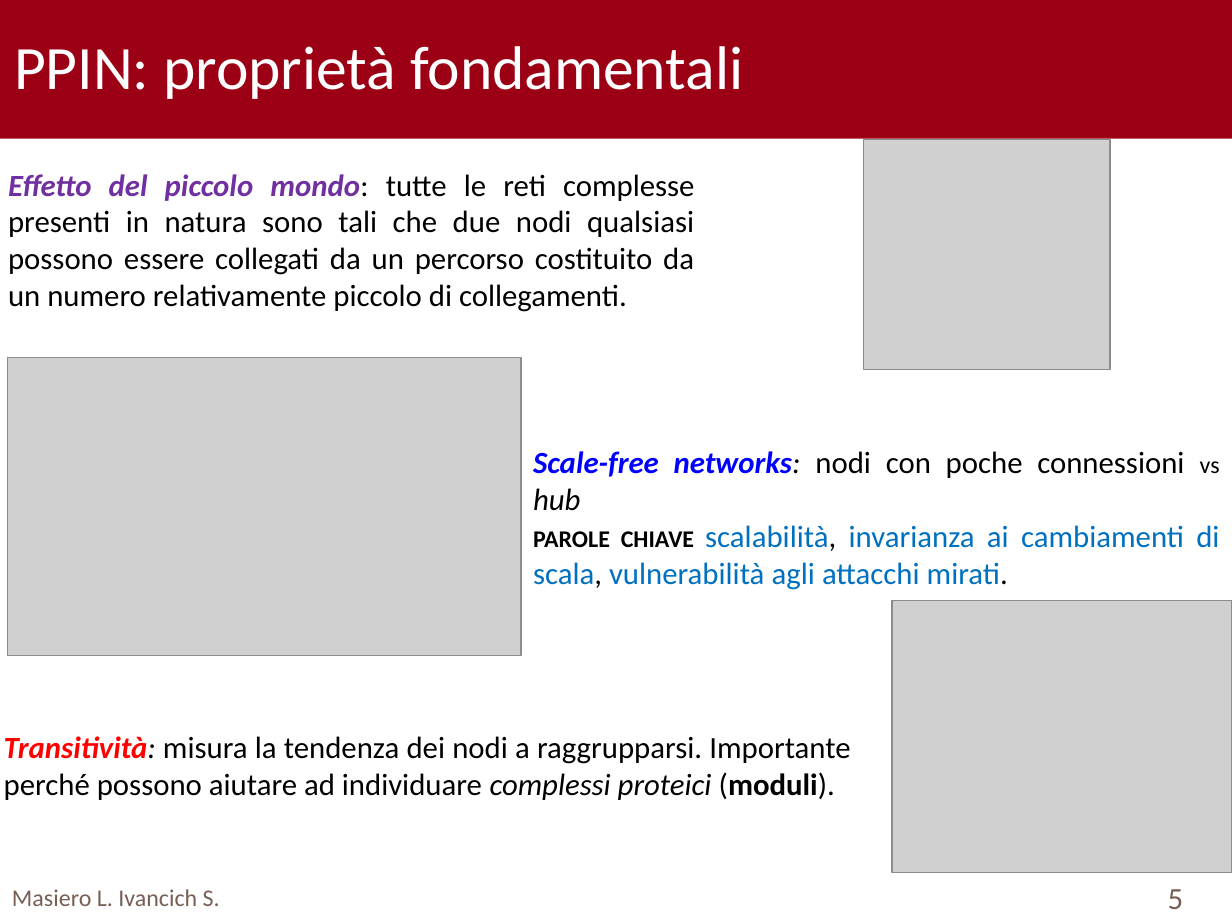
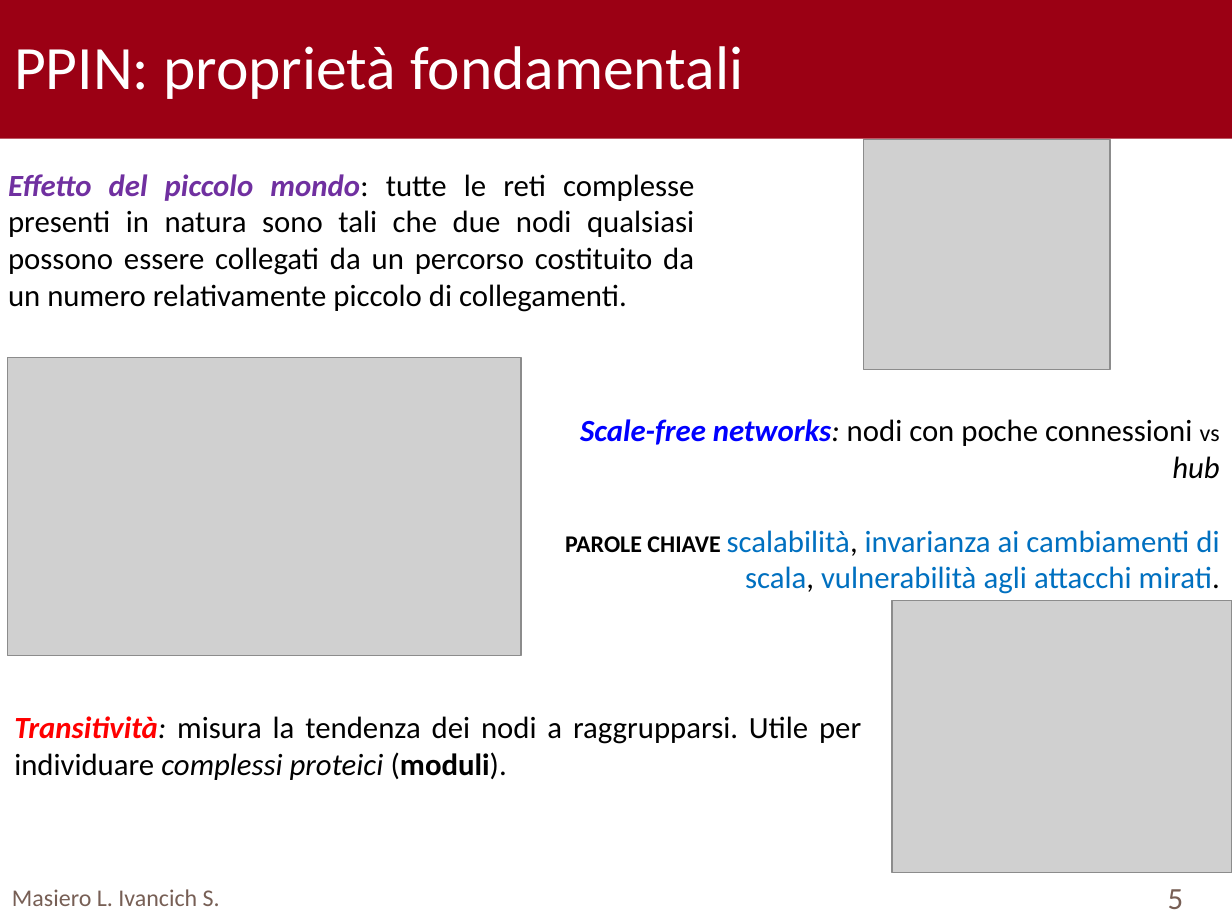
Before and after one commit to TyllanDrake/NetworkAlignment, a slide deck: slide 5 of Presentation/Presentation.pptx. Drawn at 1232x924 pixels with LibreOffice and Linux fonts; fonts in the diff are those of the drawing; grey boxes stand for pictures; background and template pictures are left out. Boxes give left, top, right and bottom in pixels: in the first picture for what was removed or moved away, otherwise in the second. Text is boxed around its words. In the diff, an @@ line names an element or a change of style, - is before the commit and + after.

```diff
--- a/Presentation/Presentation.pptx
+++ b/Presentation/Presentation.pptx
@@ text "Scale-free networks: nodi con poche ...": place and size @@
-text "Scale-free networks: nodi con poche ..." at bbox=[533, 451, 1220, 590]
+text "Scale-free networks: nodi con poche ..." at bbox=[565, 419, 1220, 594]
@@ text "Scale-free networks: nodi con poche ..." at bbox=[565, 419, 1220, 594]: alignment justified to right @@
@@ text at bbox=[14, 716, 861, 780]: text changed @@
-Transitività: misura la tendenza dei nodi a raggrupparsi. Importante perché possono aiutare ad individuare complessi proteici (moduli).
+Transitività: misura la tendenza dei nodi a raggrupparsi. Utile per individuare complessi proteici (moduli).
```
Also in this commit, not shown: 9 other slides changed, 1 slide removed.
